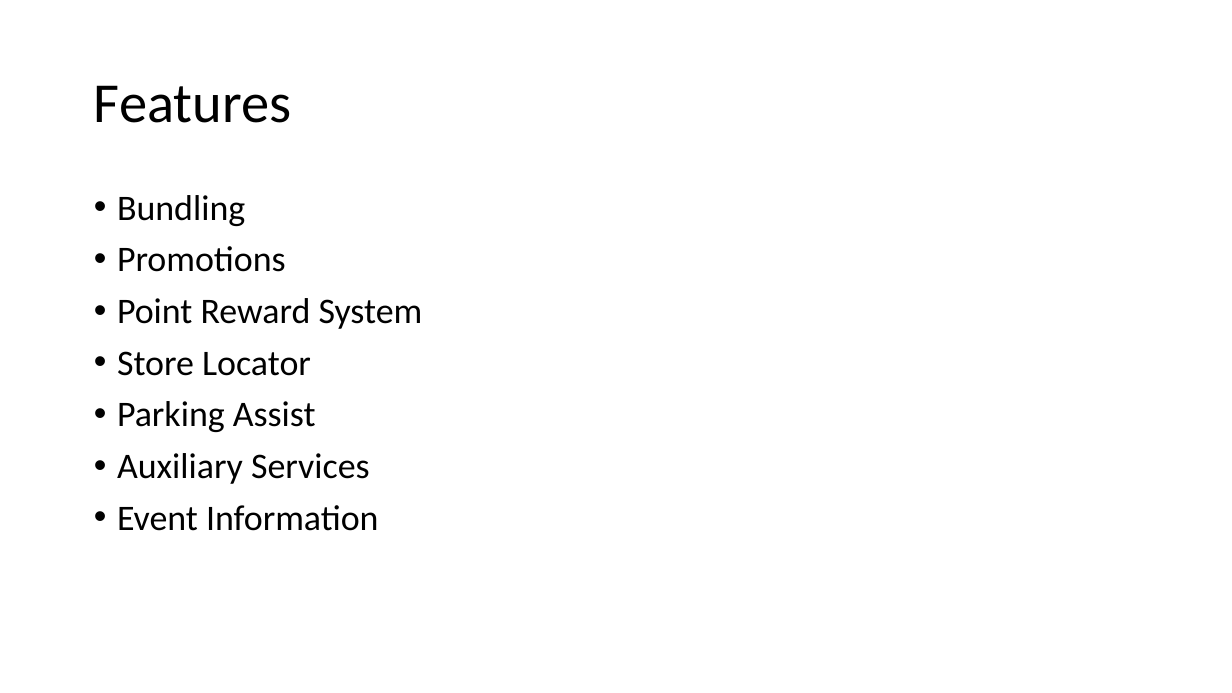
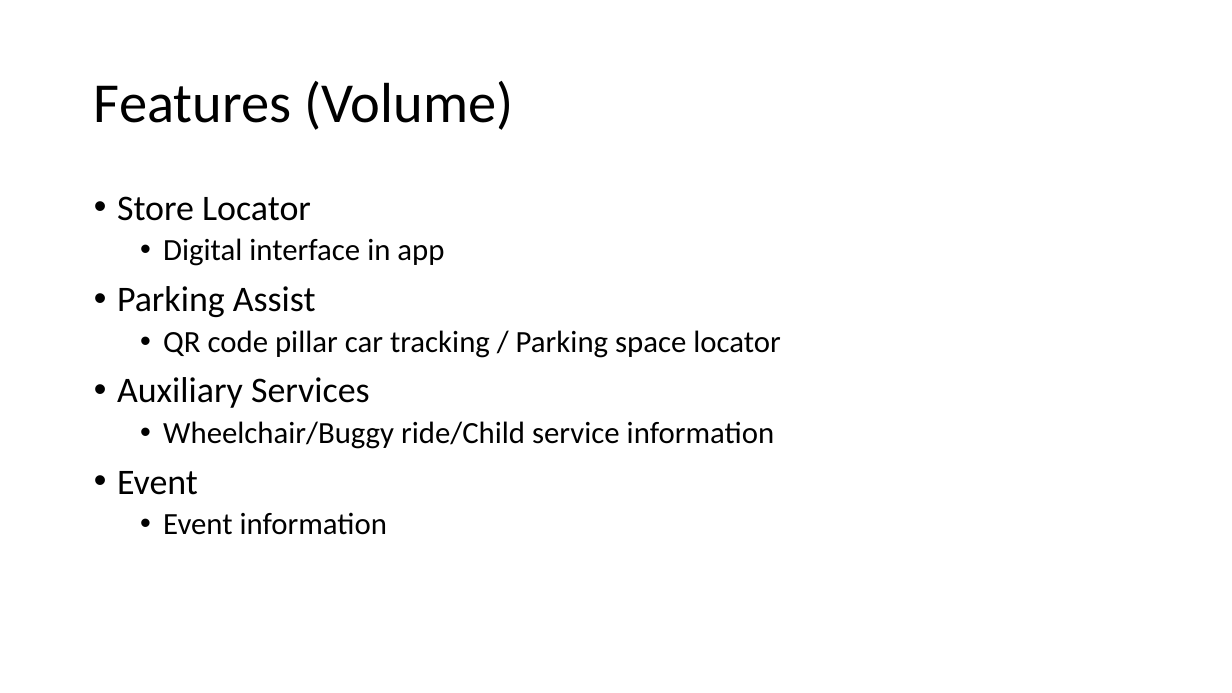
Before and after one commit to MeCode4Food/ACNAPI-code-challenge, a slide deck: slide 7 of documentation and slides/Business use case for Mall app.pptx (slide 12 before the commit). Drawn at 1232x693 pixels with LibreOffice and Linux fonts; fonts in the diff are those of the drawing. Boxes give left, top, right and bottom in pixels: in the first picture for what was removed or moved away, otherwise in the second. Text is boxed around its words. In the diff, an @@ line names an element or a change of style, - is before the commit and + after.

```diff
--- a/documentation and slides/Business use case for Mall app.pptx
+++ b/documentation and slides/Business use case for Mall app.pptx
@@ title at (94, 81, 513, 130): text changed @@
-Features
+Features (Volume)
@@ text at (117, 195, 423, 329): paragraphs removed @@
-• Bundling
-• Promotions
-• Point Reward System
@@ text at (163, 238, 444, 266): paragraph added @@
+  • Digital interface in app
@@ text at (163, 330, 781, 358): paragraph added @@
+  • QR code pillar car tracking / Parking space locator
@@ text at (117, 421, 774, 535): text changed; size 28 to 24 pt @@
-• Event Information
+  • Wheelchair/Buggy ride/Child service information
+• Event
+  • Event information
```
Also in this commit, not shown: 6 slides added, 6 slides removed, 1 other file.
